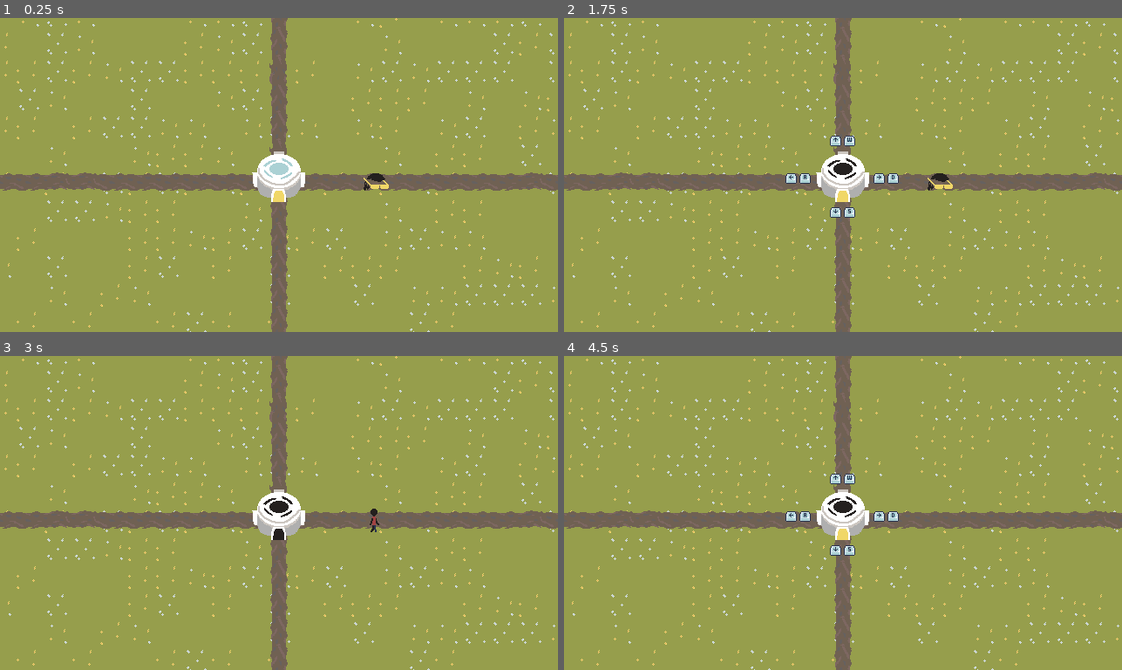
Above: before the commit, frames 1-4 (two rows, left to right).
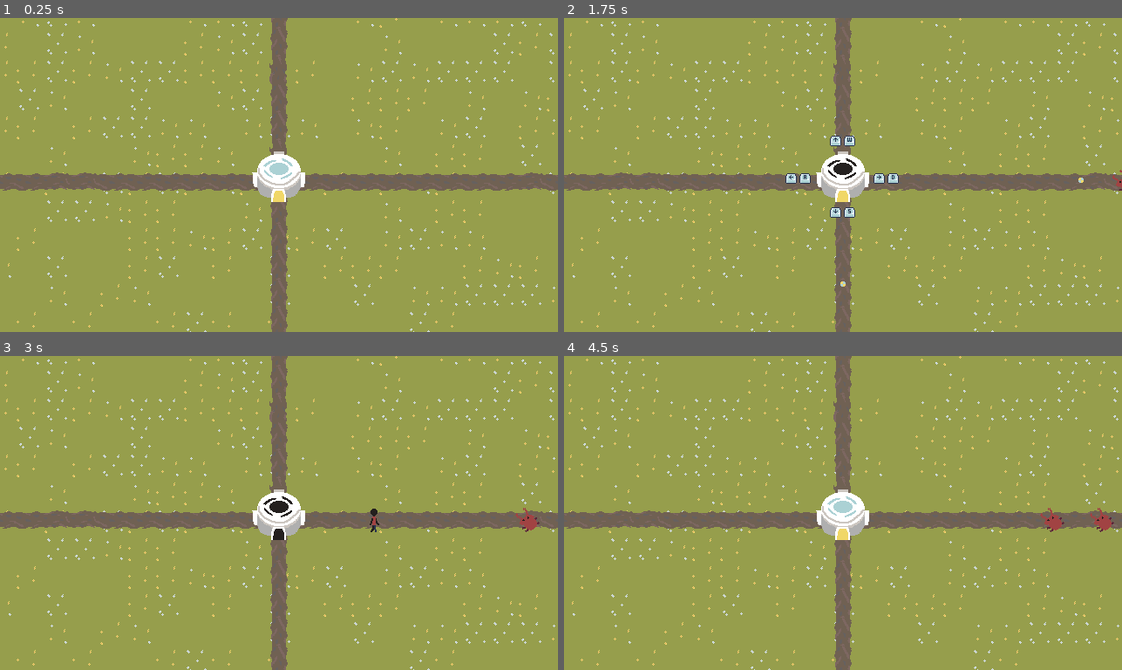
Above: after the commit, the same moments.

Repository: SimplyXtra/Cissa-Game-Jam
Game: Godot game, scene res://Scenes/Level/Level.tscn
The game is run twice, just before and just after one commit, with the same random seed, the same clock (stepped at 60 frames per second) and the same inputs.
Inputs:
- Up to frame 1 (0.25 s): no input
- Up to frame 2 (1.75 s): tap Enter at 0.5 s; hold D (right) 0.53-1.28 s; tap Space (interact) at 0.6, 1.25, 1.35 s; hold S (down) from 1.28 s (still down)
- Up to frame 3 (3 s): release S (down) at 2.03 s; hold D (right) 2.03-2.78 s; tap Space (interact) at 2.1, 2.85 s; hold W (up) from 2.78 s (still down)
- Up to frame 4 (4.5 s): tap Enter at 3.5 s; release W (up) at 3.53 s; hold A (left) from 3.53 s (still down); tap Space (interact) at 3.6, 4.35 s

The runs differ from the first frame. In frame 1, 0.1% of the frame differs, in the area x 65-70%, y 49-55%; in frame 2, 0.2%; in frame 3, 0.1%; in frame 4, 0.9%, in the area x 39-99%, y 37-64%.

Commit message:
Enemies and Shooting

Diff:
--- /dev/null
+++ b/Scenes/Enemies/blue_enemy.tscn
@@ -0,0 +1,28 @@
+[gd_scene load_steps=4 format=3 uid="uid://cpwxdygbrkanl"]
+
+[ext_resource type="PackedScene" uid="uid://dwxj00knry864" path="res://Scenes/Enemies/enemy.tscn" id="1_ga3qm"]
+
+[sub_resource type="CircleShape2D" id="CircleShape2D_4mobs"]
+radius = 11.0
+
+[sub_resource type="CapsuleShape2D" id="CapsuleShape2D_37db0"]
+radius = 16.0
+height = 46.0
+
+[node name="Blue Enemy" instance=ExtResource("1_ga3qm")]
+speed = 15
+health = 250
+damage = 45
+
+[node name="Sprite2D" parent="." index="0"]
+scale = Vector2(1.565, 1.565)
+frame = 2
+
+[node name="CollisionShape2D" parent="." index="1"]
+position = Vector2(-15, 0)
+shape = SubResource("CircleShape2D_4mobs")
+
+[node name="CollisionShape2D" parent="Hitbox" index="0"]
+position = Vector2(-4, 0)
+rotation = 1.5708
+shape = SubResource("CapsuleShape2D_37db0")
--- /dev/null
+++ b/Scenes/Enemies/enemy.gd
@@ -0,0 +1,36 @@
+extends CharacterBody2D
+
+@export var speed: int = 30
+@export var health: int = 100
+@export var damage: int = 20
+@export_enum("North", "South", "East", "West") var spawnLocation:int
+
+signal dropItem(location)
+
+func _ready():
+	match spawnLocation:
+		0:
+			velocity = speed * Vector2.DOWN
+			$Sprite2D.rotation = 90
+		1:
+			velocity = speed * Vector2.UP
+			$Sprite2D.rotation = -90
+		2:
+			velocity = speed * Vector2.LEFT
+			$Sprite2D.rotation = 180
+		3:
+			velocity = speed * Vector2.RIGHT
+
+func _process(_delta):
+	move_and_slide()
+
+func take_damage(damageAmount:int):
+	health -= damageAmount
+	if health <= 0:
+		if randi()%3 == 0:
+			dropItem.emit(position)
+		queue_free()
+
+func _on_hitbox_body_entered(body):
+	take_damage(body.damage)
+	body.hit_enemy()
--- /dev/null
+++ b/Scenes/Enemies/enemy.tscn
@@ -0,0 +1,25 @@
+[gd_scene load_steps=3 format=3 uid="uid://dwxj00knry864"]
+
+[ext_resource type="Script" path="res://Scenes/Enemies/enemy.gd" id="1_dsaxf"]
+[ext_resource type="Texture2D" uid="uid://07kbjj0uokc7" path="res://Graphics/Tileset.png" id="1_koftg"]
+
+[node name="Enemy" type="CharacterBody2D" groups=["enemy"]]
+collision_layer = 2
+collision_mask = 4
+script = ExtResource("1_dsaxf")
+
+[node name="Sprite2D" type="Sprite2D" parent="."]
+texture = ExtResource("1_koftg")
+hframes = 3
+region_enabled = true
+region_rect = Rect2(0, 256, 96, 32)
+
+[node name="CollisionShape2D" type="CollisionShape2D" parent="."]
+
+[node name="Hitbox" type="Area2D" parent="."]
+collision_layer = 0
+collision_mask = 8
+
+[node name="CollisionShape2D" type="CollisionShape2D" parent="Hitbox"]
+
+[connection signal="body_entered" from="Hitbox" to="." method="_on_hitbox_body_entered"]
--- /dev/null
+++ b/Scenes/Enemies/green_enemy.tscn
@@ -0,0 +1,28 @@
+[gd_scene load_steps=4 format=3 uid="uid://dyghfy4cxgxkw"]
+
+[ext_resource type="PackedScene" uid="uid://dwxj00knry864" path="res://Scenes/Enemies/enemy.tscn" id="1_ts703"]
+
+[sub_resource type="CircleShape2D" id="CircleShape2D_wlrmb"]
+radius = 7.0
+
+[sub_resource type="CapsuleShape2D" id="CapsuleShape2D_nv0uj"]
+radius = 11.0
+height = 36.0
+
+[node name="Green Enemy" instance=ExtResource("1_ts703")]
+speed = 25
+health = 130
+damage = 30
+
+[node name="Sprite2D" parent="." index="0"]
+scale = Vector2(1.245, 1.245)
+frame = 1
+
+[node name="CollisionShape2D" parent="." index="1"]
+position = Vector2(-13, 2)
+shape = SubResource("CircleShape2D_wlrmb")
+
+[node name="CollisionShape2D" parent="Hitbox" index="0"]
+position = Vector2(-2, 1)
+rotation = 1.5708
+shape = SubResource("CapsuleShape2D_nv0uj")
--- /dev/null
+++ b/Scenes/Enemies/red_enemy.tscn
@@ -0,0 +1,19 @@
+[gd_scene load_steps=4 format=3 uid="uid://d0v0jc25o23cb"]
+
+[ext_resource type="PackedScene" uid="uid://dwxj00knry864" path="res://Scenes/Enemies/enemy.tscn" id="1_any30"]
+
+[sub_resource type="CircleShape2D" id="CircleShape2D_kmo1s"]
+radius = 7.0
+
+[sub_resource type="CapsuleShape2D" id="CapsuleShape2D_k6hmr"]
+
+[node name="Red Enemy" instance=ExtResource("1_any30")]
+
+[node name="CollisionShape2D" parent="." index="1"]
+position = Vector2(-8, 1)
+shape = SubResource("CircleShape2D_kmo1s")
+
+[node name="CollisionShape2D" parent="Hitbox" index="0"]
+position = Vector2(-5, 0)
+rotation = 1.5708
+shape = SubResource("CapsuleShape2D_k6hmr")
--- a/Scenes/Global.gd
+++ b/Scenes/Global.gd
@@ -1,6 +1,9 @@
 extends Node
-var base_max_health:int = 100
-var base_health:int = base_max_health
+var base_max_health:int = 1000
+var base_health:int = base_max_health:
+	set(new_health):
+		base_health = new_health
+		update_UI()
 var energy_collected:int = 0
 var matter_collected:int = 0
 var weird_collected:int = 0
@@ -16,3 +19,6 @@
 			weird_collected += 1
 		"Cool":
 			cool_collected += 1
+
+func update_UI() -> void:
+	print(base_health, "/", base_max_health)
--- a/Scenes/Items/cool.tscn
+++ b/Scenes/Items/cool.tscn
@@ -3,7 +3,7 @@
 [ext_resource type="PackedScene" uid="uid://cvdelv8yuafk5" path="res://Scenes/Items/item.tscn" id="1_okocr"]
 
 [sub_resource type="CircleShape2D" id="CircleShape2D_v2imx"]
-radius = 18.0278
+radius = 13.0
 
 [node name="Cool" instance=ExtResource("1_okocr")]
 item_drop = "Cool"
--- a/Scenes/Items/energy.tscn
+++ b/Scenes/Items/energy.tscn
@@ -3,10 +3,13 @@
 [ext_resource type="PackedScene" uid="uid://cvdelv8yuafk5" path="res://Scenes/Items/item.tscn" id="1_0vf1f"]
 
 [sub_resource type="CircleShape2D" id="CircleShape2D_qyuqy"]
-radius = 16.0
+radius = 7.07107
 
 [node name="Energy" instance=ExtResource("1_0vf1f")]
 item_drop = "Energy"
 
+[node name="Sprite2D" parent="." index="0"]
+position = Vector2(2, 0)
+
 [node name="CollisionShape2D" parent="." index="1"]
 shape = SubResource("CircleShape2D_qyuqy")
--- a/Scenes/Items/matter.tscn
+++ b/Scenes/Items/matter.tscn
@@ -3,7 +3,7 @@
 [ext_resource type="PackedScene" uid="uid://cvdelv8yuafk5" path="res://Scenes/Items/item.tscn" id="1_p4dg4"]
 
 [sub_resource type="CircleShape2D" id="CircleShape2D_e38nr"]
-radius = 14.0357
+radius = 7.07107
 
 [node name="Matter" instance=ExtResource("1_p4dg4")]
 item_drop = "Matter"
--- a/Scenes/Items/weird.tscn
+++ b/Scenes/Items/weird.tscn
@@ -3,7 +3,7 @@
 [ext_resource type="PackedScene" uid="uid://cvdelv8yuafk5" path="res://Scenes/Items/item.tscn" id="1_f8ej7"]
 
 [sub_resource type="CircleShape2D" id="CircleShape2D_uir6f"]
-radius = 14.0
+radius = 9.0
 
 [node name="Weird" instance=ExtResource("1_f8ej7")]
 item_drop = "Weird"
--- /dev/null
+++ b/Scenes/Level/Level.gd
@@ -0,0 +1,36 @@
+extends Node2D
+var enemies := [preload("res://Scenes/Enemies/red_enemy.tscn"), preload("res://Scenes/Enemies/green_enemy.tscn"), preload("res://Scenes/Enemies/blue_enemy.tscn")]
+var enemySpawnProbabilities := [65, 90, 100]
+var enemySpawned:CharacterBody2D
+var enemySpawnLocations := []
+var spawnInterval:float = 1
+
+var item_drops := [preload("res://Scenes/Items/cool.tscn"), preload("res://Scenes/Items/energy.tscn"), preload("res://Scenes/Items/matter.tscn"), preload("res://Scenes/Items/weird.tscn")]
+
+func _ready()  -> void:
+	enemySpawnLocations = $EnemySpawnLocations.get_children()
+
+func enemySpawn() -> void:
+	var spawnLocation:int = randi()%4
+	var randomEnemy:int = randi()%100
+	if randomEnemy < enemySpawnProbabilities[0]:
+		enemySpawned = enemies[0].instantiate()
+	elif randomEnemy < enemySpawnProbabilities[1]:
+		enemySpawned = enemies[1].instantiate()
+	else:
+		enemySpawned = enemies[2].instantiate()
+	enemySpawned.position = enemySpawnLocations[spawnLocation].global_position
+	enemySpawned.spawnLocation = spawnLocation
+	enemySpawned.connect("dropItem", dropRandomItem)
+	$Enemies.add_child(enemySpawned)
+
+func dropRandomItem(location) -> void:
+	var drop = item_drops[randi()%4].instantiate()
+	drop.position = location
+	$Items.call_deferred("add_child",drop)
+
+func _on_enemy_spawn_timer_timeout():
+	enemySpawn()
+	spawnInterval = randf_range(0.5, 3.0)
+	$EnemySpawnTimer.wait_time = spawnInterval
+	$EnemySpawnTimer.start()
--- a/Scenes/Level/Level.tscn
+++ b/Scenes/Level/Level.tscn
@@ -1,8 +1,8 @@
 [gd_scene load_steps=6 format=3 uid="uid://bkuq246phis6e"]
 
+[ext_resource type="Script" path="res://Scenes/Level/Level.gd" id="1_6nnqc"]
 [ext_resource type="PackedScene" uid="uid://1a5cikfffrik" path="res://Scenes/Objects/base.tscn" id="1_d4i3y"]
 [ext_resource type="Texture2D" uid="uid://07kbjj0uokc7" path="res://Graphics/Tileset.png" id="1_sspqe"]
-[ext_resource type="PackedScene" uid="uid://cxcb5cgixfmx4" path="res://Scenes/Items/cool.tscn" id="3_hkb2u"]
 
 [sub_resource type="TileSetAtlasSource" id="TileSetAtlasSource_cwmem"]
 texture = ExtResource("1_sspqe")
@@ -30,8 +30,10 @@
 
 [node name="Level" type="Node2D"]
 y_sort_enabled = true
+script = ExtResource("1_6nnqc")
 
 [node name="TileMap" type="TileMap" parent="."]
+z_index = -2
 tile_set = SubResource("TileSet_0vfv1")
 format = 2
 layer_0/name = "Ground"
@@ -44,5 +46,25 @@
 
 [node name="Camera2D" type="Camera2D" parent="Base"]
 
-[node name="Cool" parent="." instance=ExtResource("3_hkb2u")]
-position = Vector2(416, 208)
+[node name="EnemySpawnLocations" type="Node2D" parent="."]
+
+[node name="North" type="Marker2D" parent="EnemySpawnLocations"]
+position = Vector2(304, -24)
+
+[node name="South" type="Marker2D" parent="EnemySpawnLocations"]
+position = Vector2(304, 416)
+
+[node name="East" type="Marker2D" parent="EnemySpawnLocations"]
+position = Vector2(648, 208)
+
+[node name="West" type="Marker2D" parent="EnemySpawnLocations"]
+position = Vector2(-48, 208)
+
+[node name="EnemySpawnTimer" type="Timer" parent="."]
+autostart = true
+
+[node name="Enemies" type="Node2D" parent="."]
+
+[node name="Items" type="Node2D" parent="."]
+
+[connection signal="timeout" from="EnemySpawnTimer" to="." method="_on_enemy_spawn_timer_timeout"]
--- a/Scenes/Objects/base.gd
+++ b/Scenes/Objects/base.gd
@@ -1,13 +1,11 @@
 extends Area2D
 #Shooting
+var bullet:PackedScene = preload("res://Scenes/Projectiles/basic_bullet.tscn")
 
 #Player-Base Interaction
 var pilot:PackedScene = preload("res://Scenes/Player/pilot.tscn")
 var is_player_in_base:bool = true
 var is_base_active:bool = true
-
-#Taking Damage
-signal damage(dmg)
 
 
 func _ready() -> void:
@@ -39,6 +37,22 @@
 			player_leaves_base($PlayerSpawnLocations/West.global_position, "horizontal")
 		elif Input.is_action_just_pressed("right"):
 			player_leaves_base($PlayerSpawnLocations/East.global_position, "horizontal")
+	elif is_base_active and is_player_in_base:
+		#Player selects where to go
+		if Input.is_action_just_pressed("up"):
+			shoot($PlayerSpawnLocations/North.global_position, Vector2.UP)
+		if Input.is_action_just_pressed("down"):
+			shoot($PlayerSpawnLocations/South.global_position, Vector2.DOWN)
+		if Input.is_action_just_pressed("left"):
+			shoot($PlayerSpawnLocations/West.global_position, Vector2.LEFT)
+		if Input.is_action_just_pressed("right"):
+			shoot($PlayerSpawnLocations/East.global_position, Vector2.RIGHT)
+
+func shoot(location:Vector2, direction:Vector2) -> void:
+	var projectile = bullet.instantiate()
+	projectile.position = location
+	projectile.set_direction(direction)
+	get_parent().add_child(projectile)
 
 func player_leaves_base(location:Vector2, orientation:String) -> void:
 	is_player_in_base = false
@@ -49,11 +63,12 @@
 	player.set_direction(orientation)
 	get_parent().add_child(player)
 
-func _on_body_entered(_body) -> void:
-	damage.emit(999)
+func _on_body_entered(body) -> void:
+	Global.base_health -= body.damage
+	body.take_damage(999)
 
 func _on_player_enter_locations_body_entered(body):
 	body.queue_free()
-	$Sprite2D.frame = 1
-	$UI.visible = true
+	$Sprite2D.frame = 2
 	is_player_in_base = true
+	is_base_active = true
--- a/Scenes/Player/pilot.tscn
+++ b/Scenes/Player/pilot.tscn
@@ -64,6 +64,54 @@
 "values": [false]
 }
 
+[sub_resource type="Animation" id="Animation_ekgx8"]
+resource_name = "Walk_Down"
+length = 0.500013
+loop_mode = 1
+step = 0.125
+tracks/0/type = "value"
+tracks/0/imported = false
+tracks/0/enabled = true
+tracks/0/path = NodePath("Sprite2D:frame")
+tracks/0/interp = 1
+tracks/0/loop_wrap = true
+tracks/0/keys = {
+"times": PackedFloat32Array(0, 0.125, 0.25, 0.375),
+"transitions": PackedFloat32Array(1, 1, 1, 1),
+"update": 1,
+"values": [12, 13, 14, 15]
+}
+
+[sub_resource type="Animation" id="Animation_3g0s0"]
+resource_name = "Walk_Left"
+length = 0.500013
+loop_mode = 1
+step = 0.125
+tracks/0/type = "value"
+tracks/0/imported = false
+tracks/0/enabled = true
+tracks/0/path = NodePath("Sprite2D:frame")
+tracks/0/interp = 1
+tracks/0/loop_wrap = true
+tracks/0/keys = {
+"times": PackedFloat32Array(0, 0.125, 0.25, 0.375),
+"transitions": PackedFloat32Array(1, 1, 1, 1),
+"update": 1,
+"values": [4, 5, 6, 7]
+}
+tracks/1/type = "value"
+tracks/1/imported = false
+tracks/1/enabled = true
+tracks/1/path = NodePath("Sprite2D:flip_h")
+tracks/1/interp = 1
+tracks/1/loop_wrap = true
+tracks/1/keys = {
+"times": PackedFloat32Array(0),
+"transitions": PackedFloat32Array(1),
+"update": 1,
+"values": [true]
+}
+
 [sub_resource type="Animation" id="Animation_pue7x"]
 resource_name = "Walk_Right"
 length = 0.500013
@@ -94,36 +142,6 @@
 "values": [false]
 }
 
-[sub_resource type="Animation" id="Animation_3g0s0"]
-resource_name = "Walk_Left"
-length = 0.500013
-loop_mode = 1
-step = 0.125
-tracks/0/type = "value"
-tracks/0/imported = false
-tracks/0/enabled = true
-tracks/0/path = NodePath("Sprite2D:frame")
-tracks/0/interp = 1
-tracks/0/loop_wrap = true
-tracks/0/keys = {
-"times": PackedFloat32Array(0, 0.125, 0.25, 0.375),
-"transitions": PackedFloat32Array(1, 1, 1, 1),
-"update": 1,
-"values": [4, 5, 6, 7]
-}
-tracks/1/type = "value"
-tracks/1/imported = false
-tracks/1/enabled = true
-tracks/1/path = NodePath("Sprite2D:flip_h")
-tracks/1/interp = 1
-tracks/1/loop_wrap = true
-tracks/1/keys = {
-"times": PackedFloat32Array(0),
-"transitions": PackedFloat32Array(1),
-"update": 1,
-"values": [true]
-}
-
 [sub_resource type="Animation" id="Animation_1amft"]
 resource_name = "Walk_Up"
 length = 0.500013
@@ -140,24 +158,6 @@
 "transitions": PackedFloat32Array(1, 1, 1, 1),
 "update": 1,
 "values": [8, 9, 10, 11]
-}
-
-[sub_resource type="Animation" id="Animation_ekgx8"]
-resource_name = "Walk_Down"
-length = 0.500013
-loop_mode = 1
-step = 0.125
-tracks/0/type = "value"
-tracks/0/imported = false
-tracks/0/enabled = true
-tracks/0/path = NodePath("Sprite2D:frame")
-tracks/0/interp = 1
-tracks/0/loop_wrap = true
-tracks/0/keys = {
-"times": PackedFloat32Array(0, 0.125, 0.25, 0.375),
-"transitions": PackedFloat32Array(1, 1, 1, 1),
-"update": 1,
-"values": [12, 13, 14, 15]
 }
 
 [sub_resource type="AnimationLibrary" id="AnimationLibrary_1uugh"]
--- /dev/null
+++ b/Scenes/Projectiles/basic_bullet.tscn
@@ -0,0 +1,6 @@
+[gd_scene load_steps=2 format=3 uid="uid://ckb6bhrycmvop"]
+
+[ext_resource type="PackedScene" uid="uid://j4tqdc7egyl0" path="res://Scenes/Projectiles/projectile.tscn" id="1_g54go"]
+
+[node name="BasicBullet" instance=ExtResource("1_g54go")]
+z_index = -1
--- /dev/null
+++ b/Scenes/Projectiles/projectile.gd
@@ -0,0 +1,19 @@
+extends CharacterBody2D
+
+@export var damage:int = 80
+@export var speed:int = 200
+@export var enemy_penetration:int = 1
+
+func _process(_delta):
+	move_and_slide()
+
+func set_direction(direction:Vector2):
+	velocity = direction * speed
+
+func hit_enemy():
+	enemy_penetration -= 1
+	if enemy_penetration <= 0:
+		queue_free()
+
+func _on_despawn_timer_timeout():
+	queue_free()
--- /dev/null
+++ b/Scenes/Projectiles/projectile.tscn
@@ -0,0 +1,24 @@
+[gd_scene load_steps=4 format=3 uid="uid://j4tqdc7egyl0"]
+
+[ext_resource type="Texture2D" uid="uid://07kbjj0uokc7" path="res://Graphics/Tileset.png" id="1_epii5"]
+[ext_resource type="Script" path="res://Scenes/Projectiles/projectile.gd" id="1_nhhyu"]
+
+[sub_resource type="CircleShape2D" id="CircleShape2D_s8oo5"]
+radius = 4.0
+
+[node name="Projectile" type="CharacterBody2D"]
+collision_layer = 8
+collision_mask = 2
+script = ExtResource("1_nhhyu")
+
+[node name="CollisionShape2D" type="CollisionShape2D" parent="."]
+shape = SubResource("CircleShape2D_s8oo5")
+
+[node name="Sprite2D" type="Sprite2D" parent="."]
+texture = ExtResource("1_epii5")
+region_enabled = true
+region_rect = Rect2(0, 288, 32, 32)
+
+[node name="DespawnTimer" type="Timer" parent="."]
+wait_time = 3.0
+autostart = true
Binary file changed: Graphics/Tileset.png
Not shown, changed: Art(Unused)/Tileset.pdn
